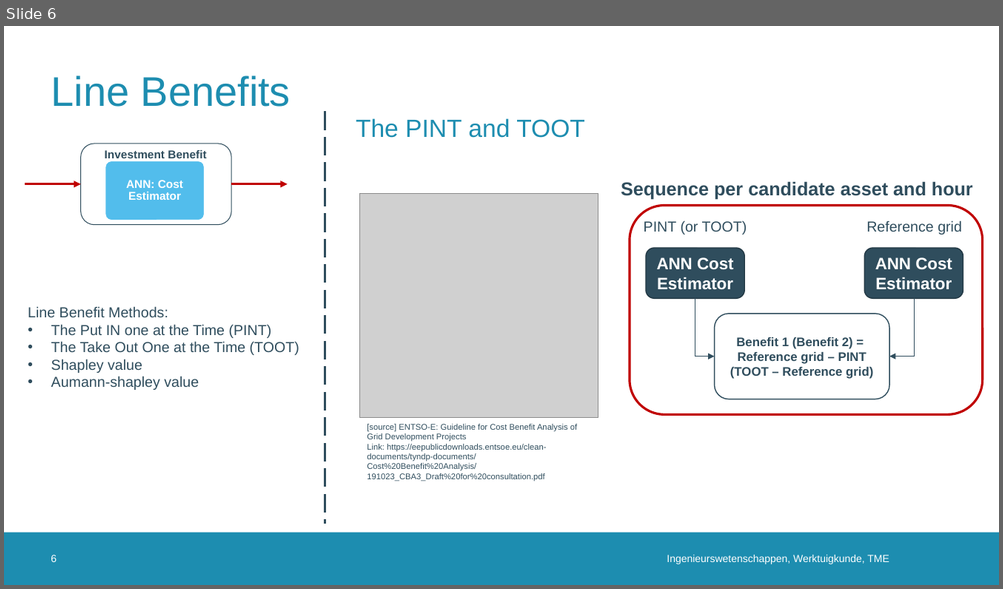
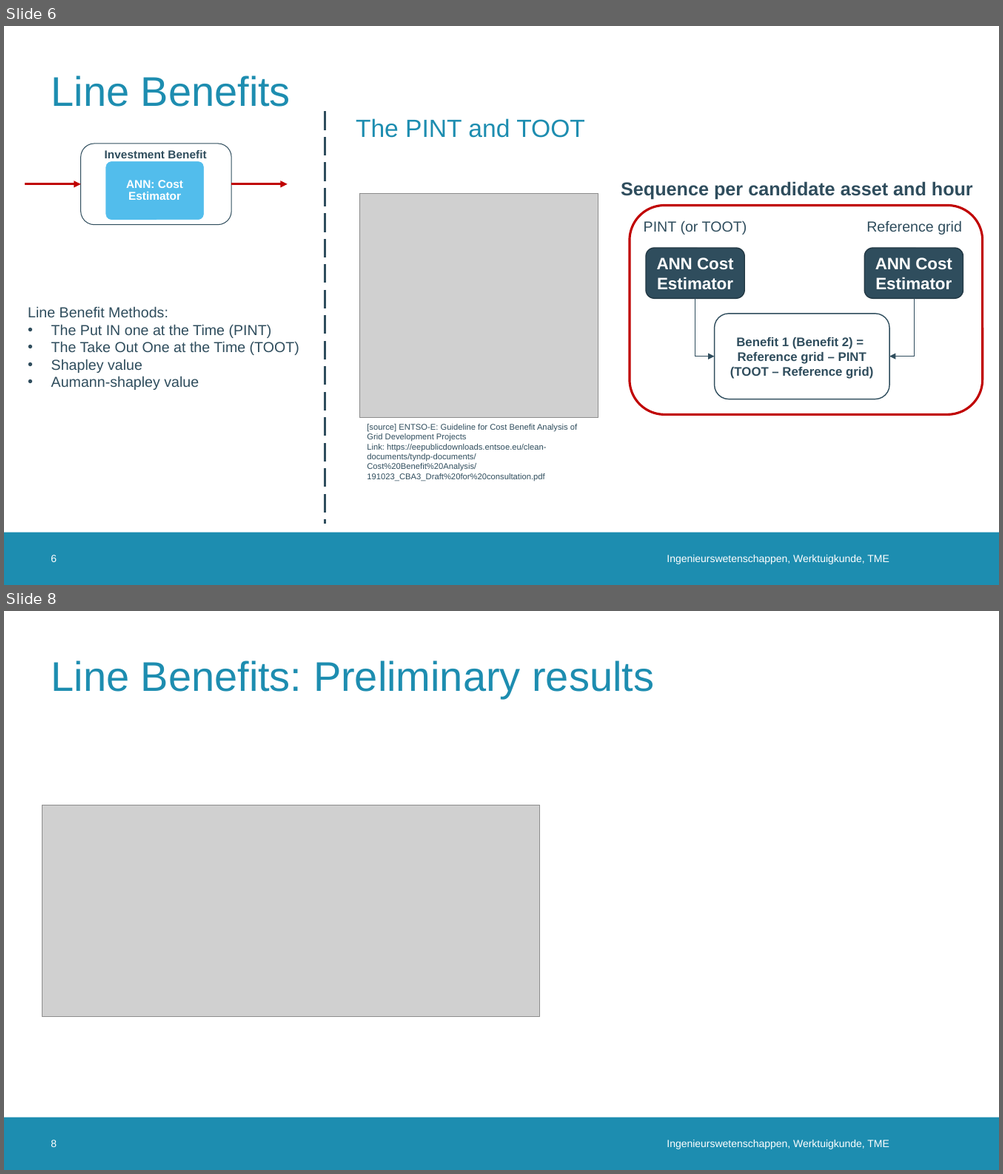
Before and after one commit to erikfilias/JointResearch, a slide deck: 02. Presentations/PresentationGroup.pptx. Shown one above the other, each under a label of ours: slide 6 before the commit, slides 6 and 8 after it; the slides between them are not shown. The pictures are 1003x589 and 1003x1174 pixels, drawn with LibreOffice and Linux fonts; fonts in the diff are those of the drawing; grey boxes stand for pictures; background and template pictures are left out. Boxes give left, top, right and bottom in pixels: in the first picture for what was removed or moved away, otherwise in the second. Text is boxed around its words. In the diff, an @@ line names an element or a change of style, - is before the commit and + after.

```diff
--- a/02. Presentations/PresentationGroup.pptx
+++ b/02. Presentations/PresentationGroup.pptx
@@ slide 8 added at (4, 611, 999, 1170), background #FFFFFF; not listed: 1 template element that a slide beside it also shows @@
@@ title added at (51, 661, 654, 698), 40 pt, text #1D8DB0 @@
+Line Benefits: Preliminary results
@@ picture added at (42, 806, 540, 1017) @@
@@ page number added at (51, 1140, 57, 1147), 10 pt, text #FFFFFF @@
+8
@@ text added at (666, 1140, 889, 1150), 10 pt, text #FFFFFF @@
+Ingenieurswetenschappen, Werktuigkunde, TME
```
Also in this commit, not shown: 2 slides changed, 1 other slide added.
